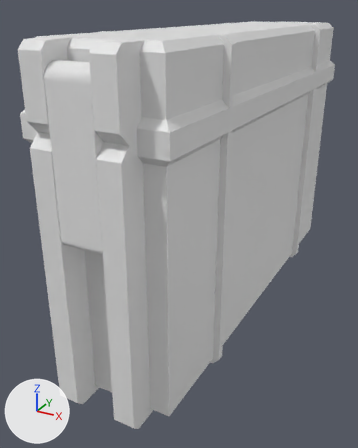
The Blender file box-v4end.blend, before and after one commit.
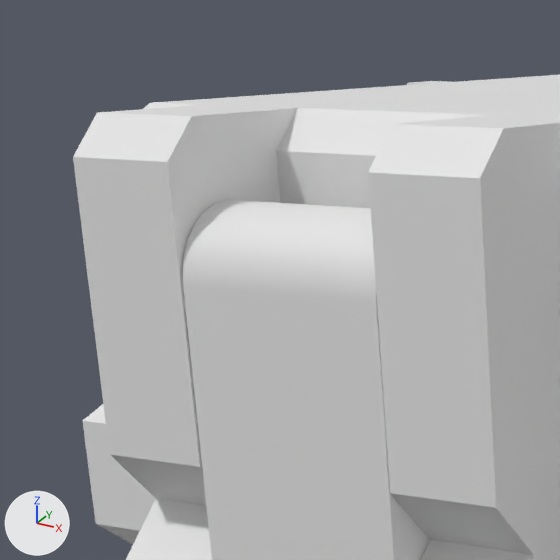
The first picture shows the older version from a camera (50 mm lens) standing at (6.87, -14.62, 9.89) and looking at (-1.14, -0.05, 2.61). The close-ups show the older and then the newer version on the part from 0% to 38% of the width and 3% to 33% of the height of that picture. Only the edits that show in the close-ups are written down. Every picture has the same lights, and +X, +Y and +Z are marked at lower left.

In view in the first close-up: 'Clip', 'bottom', 'top'.
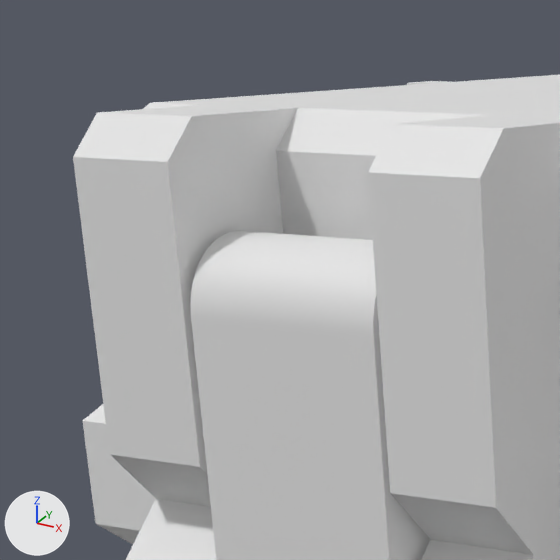
Boxes [x1, y1, x2, y2] around the edits, measured in the close-ups (560 x 560 px):
'Clip', reshaped, rescaled
    before: [183, 200, 430, 560]
    after: [190, 231, 430, 560]

Patch to the scene script:
```diff
--- a/box-v4end.blend.py
+++ b/box-v4end.blend.py
@@ me_cube_013 @@
 # used by ob_clip; location = (0.0, 0.0, 0.0)
-me_cube_013.from_pydata(...)  # 458 vertices, 231 faces; spans x -0.71..0.51, y -6.64..-5.88, z 4.62..8.85
+me_cube_013.from_pydata(...)  # 458 vertices, 231 faces; spans x -0.71..0.51, y -6.64..-5.88, z 4.62..8.7
+# me_cube_013 part 1: all 130 vertices in x -0.71..0.51, y -6.64..-5.88, z 8.47..8.85 are moved by (0.0, 0.0, -0.15)
@@ ob_clip @@
 ob_clip.location = (0.0, 0.0, 0.0)
+ob_clip.scale = (0.95, 1.0, 1.0)
 _m = ob_clip.modifiers.new('Boolean', 'BOOLEAN')
```
